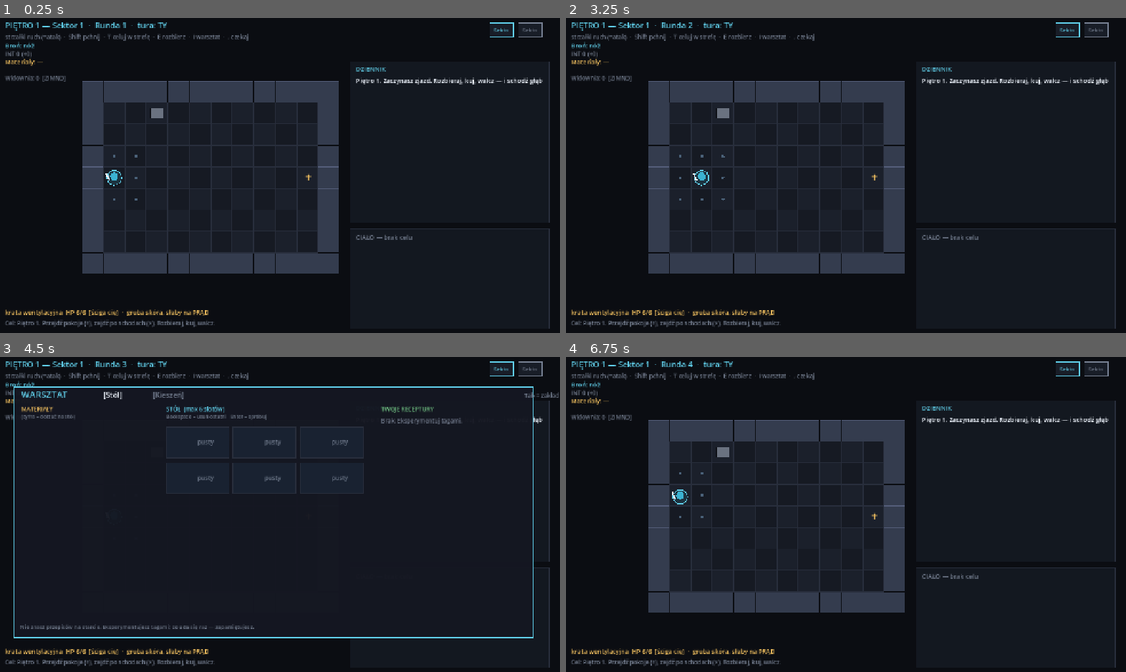
Above: before the commit, frames 1-4 (two rows, left to right).
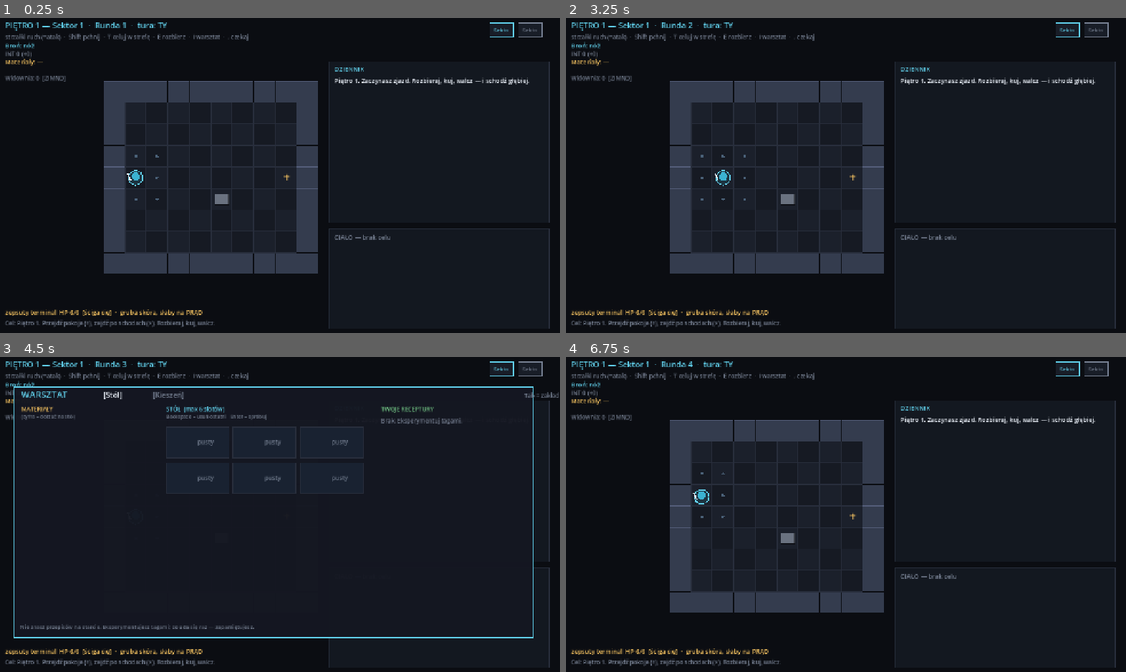
Above: after the commit, the same moments.

Repository: misiumen/crawlergame
Game: Godot game, scene res://scenes/Slice.tscn
Same seed, same stepped clock (60 frames per second), same inputs: the game is played once before the commit and once after it.
Inputs:
- Up to frame 1 (0.25 s): no input
- Up to frame 2 (3.25 s): tap Enter at 0.5, 0.8, 1.35, 2 s; hold Right 0.53-1.28 s; tap I at 0.6, 3.05 s; tap Space at 1.25, 2.75 s; hold Down 1.28-2.03 s; tap Keypad Enter at 1.55, 2.1 s; hold Right 2.03-2.78 s; tap E at 2.3, 2.85 s; hold Up from 2.78 s (still down)
- Up to frame 3 (4.5 s): tap Enter at 3.5, 3.8, 4.35 s; release Up at 3.53 s; hold Left from 3.53 s (still down); tap I at 3.6 s; tap Space at 4.25 s
- Up to frame 4 (6.75 s): tap Keypad Enter at 4.55, 5.1 s; release Left at 5.03 s; hold Down 5.03-5.78 s; tap E at 5.3 s; hold Right 5.78-6.53 s; tap 1 at 5.85 s; tap I at 6.05 s; hold Up from 6.53 s (still down); tap F at 6.6 s

The runs differ from the first frame. In frame 1, 9.1% of the frame differs, in the area x 1-97%, y 13-99%; in frame 2, 9.3%; in frame 3, 0.4%; in frame 4, 9.1%.

Commit message:
Phase 6: save/load (run persistence, per-floor checkpoint)
- sim/save.gd: a save is a per-floor checkpoint. It stores the run's seed + depth
  + carried state (player stats/class/affinity/kit, materials, items, recipes,
  audience, sponsors) but NOT the room layout — floors are deterministic from
  (seed, depth), so rebuild_floor() regenerates the floor and re-injects the run
  state. Reloading drops you at the START of your current floor (clean roguelike
  checkpoint). Persists to user://run.json; Meta unlocks persist separately.
- item.gd: GameItem.to_dict / from_dict for inventory serialization.
- BoardView.gd: resume from a checkpoint on boot if one exists; otherwise a fresh
  run with a per-launch seed. Autosave on each descent; clear the save when the
  run ends (death or finale) so the next launch starts fresh.

276 -> 301 GUT checks (new test_save 25; test_view clears the save for
determinism). Boots clean.

Co-Authored-By: Claude Opus 4.8 (1M context) <noreply@anthropic.com>

Diff:
--- a/godot/scenes/BoardView.gd
+++ b/godot/scenes/BoardView.gd
@@ -58,17 +58,38 @@
 	set_process(true)
 
 const FINAL_FLOOR := 6   # descending from here wins the run
+var _run_seed: int = 20260605
 
 func _build() -> void:
-	var data := FloorGen.generate(1, 20260605, _content_bundle())
+	var content := _content_bundle()
+	_narr_rng.seed = 9001
+	# Resume from a checkpoint if one exists.
+	if Save.has_save():
+		var sd := Save.read()
+		var fl = Save.rebuild_floor(sd, content)
+		if fl != null:
+			floor = fl
+			_run_seed = int(sd.get("seed", _run_seed))
+			sim = floor.sim
+			_hint = floor.rooms[floor.current].get("name", "")
+			_log = ["Wczytano zapis. Kontynuujesz zjazd — piętro %d." % floor.depth]
+			_attach_bodies(); _recenter(); _reset_visuals()
+			return
+	# Fresh run.
+	_run_seed = _new_seed()
+	var data := FloorGen.generate(1, _run_seed, content)
 	floor = Floor.new(data)
 	sim = floor.sim
 	_hint = data.get("hint", "")
 	_log = ["Piętro 1. Zaczynasz zjazd. Rozbieraj, kuj, walcz — i schodź głębiej."]
-	_narr_rng.seed = 9001
 	_attach_bodies()
 	_recenter()
 	_reset_visuals()
+	Save.write(floor, _run_seed)   # checkpoint at the start
+
+func _new_seed() -> int:
+	# Varies per launch (Math.random/argless Date are unavailable in this harness).
+	return int(Time.get_ticks_usec()) & 0x7fffffff
 
 ## Entity content pulled from the Data autoload (empty -> FloorGen fallback).
 func _content_bundle() -> Dictionary:
@@ -88,7 +109,7 @@
 	if next_depth > FINAL_FLOOR:
 		_end_run(true)
 		return
-	var data := FloorGen.generate(next_depth, 20260605, _content_bundle())
+	var data := FloorGen.generate(next_depth, _run_seed, _content_bundle())
 	# Carry the run forward: keep the same player + accumulated state.
 	floor.player.cell = data["start_cell"]
 	floor.player.class_active_used_floor = -1   # active recharges each floor
@@ -108,6 +129,7 @@
 	_recenter()
 	_reset_visuals()
 	_log_push("Schodzisz na piętro %d. Robi się ciaśniej." % next_depth)
+	Save.write(floor, _run_seed)   # checkpoint at each new floor
 
 ## Reach the Data autoload via /root (BoardView is a Node, so this is safe and
 ## avoids the bare `Data` identifier that won't compile under headless -s/--import).
@@ -374,6 +396,7 @@
 	_summary = RunSummary.build(floor, victory, _narr_rng)
 	_summary["new_unlocks"] = Meta.record_run(_summary)
 	_summary_lines = RunSummary.render_lines(_summary)
+	Save.clear()   # the run is over; next launch starts fresh
 	_done = true
 	queue_redraw()
 
--- a/godot/sim/item.gd
+++ b/godot/sim/item.gd
@@ -52,3 +52,24 @@
 		CAT_TOOL:     return "narzędzie"
 		CAT_SCROLL:   return "receptura"
 		_:            return category
+
+# ── Serialization (save/load) ─────────────────────────────────────────────────
+
+func to_dict() -> Dictionary:
+	return {
+		"name_pl": name_pl, "category": category, "rarity": rarity,
+		"tags": tags.duplicate(), "affixes": affixes.duplicate(),
+		"affix_names_pl": affix_names_pl.duplicate(), "charges": charges,
+		"effect": effect.duplicate(), "origin": origin, "wadliwy": wadliwy,
+	}
+
+static func from_dict(d: Dictionary) -> GameItem:
+	var it := GameItem.new(d.get("name_pl", ""), d.get("category", ""), d.get("rarity", Rarity.COMMON))
+	it.tags = (d.get("tags", []) as Array).duplicate()
+	it.affixes = (d.get("affixes", []) as Array).duplicate()
+	it.affix_names_pl = (d.get("affix_names_pl", []) as Array).duplicate()
+	it.charges = int(d.get("charges", 1))
+	it.effect = (d.get("effect", {}) as Dictionary).duplicate()
+	it.origin = d.get("origin", "")
+	it.wadliwy = bool(d.get("wadliwy", false))
+	return it
--- /dev/null
+++ b/godot/sim/save.gd
@@ -0,0 +1,118 @@
+class_name Save
+extends RefCounted
+## Run persistence. A save is a per-floor checkpoint: we store the run's seed +
+## depth + carried state, NOT the room layout — floors are deterministic from
+## (seed, depth), so on load we regenerate the floor and re-inject the run state.
+## Reloading therefore drops you at the START of your current floor (a clean,
+## roguelike checkpoint). Meta-progression persists separately (Meta / meta.json).
+
+const PATH := "user://run.json"
+
+static func has_save() -> bool:
+	return FileAccess.file_exists(PATH)
+
+static func clear() -> void:
+	if FileAccess.file_exists(PATH):
+		DirAccess.remove_absolute(PATH)
+
+# ── Write ─────────────────────────────────────────────────────────────────────
+
+static func write(floor, seed_value: int) -> void:
+	var p = floor.player
+	var item_dicts: Array = []
+	for it in floor.items:
+		item_dicts.append((it as GameItem).to_dict())
+	var data := {
+		"seed": seed_value,
+		"depth": floor.depth,
+		"turn": floor.turn,
+		"class_offered": floor.class_offered,
+		"player": _player_dict(p),
+		"inv": floor.inv.duplicate(true),
+		"items": item_dicts,
+		"discovered": floor.discovered_recipes.duplicate(true),
+		"audience": {
+			"rating": floor.audience.rating, "peak": floor.audience.peak,
+			"idle": floor.audience.idle_turns,
+		},
+		"sponsors": {
+			"attention": floor.sponsors.attention.duplicate(true),
+			"flags": floor.sponsors.flags.duplicate(true),
+		},
+	}
+	var f := FileAccess.open(PATH, FileAccess.WRITE)
+	if f != null:
+		f.store_string(JSON.stringify(data))
+
+static func _player_dict(p) -> Dictionary:
+	return {
+		"hp": p.hp, "max_hp": p.max_hp, "ac": p.ac,
+		"class_key": p.class_key, "affinity": p.affinity.duplicate(true),
+		"int_xp": p.int_xp, "coating": p.coating, "coating_charges": p.coating_charges,
+		"bonus_damage": p.bonus_damage,
+		"run_kills": p.run_kills, "run_corpses_salvaged": p.run_corpses_salvaged,
+		"run_traps_armed": p.run_traps_armed,
+	}
+
+# ── Read ──────────────────────────────────────────────────────────────────────
+
+static func read() -> Dictionary:
+	if not FileAccess.file_exists(PATH):
+		return {}
+	var f := FileAccess.open(PATH, FileAccess.READ)
+	if f == null:
+		return {}
+	var parsed: Variant = JSON.parse_string(f.get_as_text())
+	return parsed if parsed is Dictionary else {}
+
+## Rebuild a Floor from a save dict by regenerating its floor and injecting the
+## saved run state. `content` is the entity bundle for FloorGen. Returns null if
+## the save is unusable.
+static func rebuild_floor(save_dict: Dictionary, content: Dictionary):
+	if save_dict.is_empty():
+		return null
+	var seed_value := int(save_dict.get("seed", 0))
+	var depth := int(save_dict.get("depth", 1))
+	var fdata: Dictionary = FloorGen.generate(depth, seed_value, content)
+
+	# Re-apply the saved player stats onto the freshly generated player. We set
+	# class_key + max_hp DIRECTLY (no assign_class) — the passive hp bump is
+	# already baked into the saved max_hp.
+	var pd: Dictionary = save_dict.get("player", {})
+	var p = fdata["player"]
+	p.max_hp = int(pd.get("max_hp", p.max_hp))
+	p.hp = int(pd.get("hp", p.hp))
+	p.ac = int(pd.get("ac", p.ac))
+	p.class_key = pd.get("class_key", "")
+	p.affinity = (pd.get("affinity", {}) as Dictionary).duplicate(true)
+	p.int_xp = int(pd.get("int_xp", 0))
+	p.coating = pd.get("coating", "")
+	p.coating_charges = int(pd.get("coating_charges", 0))
+	p.bonus_damage = int(pd.get("bonus_damage", 0))
+	p.run_kills = int(pd.get("run_kills", 0))
+	p.run_corpses_salvaged = int(pd.get("run_corpses_salvaged", 0))
+	p.run_traps_armed = int(pd.get("run_traps_armed", 0))
+
+	# Carried run state.
+	fdata["inv"] = (save_dict.get("inv", {}) as Dictionary).duplicate(true)
+	var items: Array = []
+	for idict in save_dict.get("items", []):
+		items.append(GameItem.from_dict(idict))
+	fdata["items"] = items
+	fdata["discovered"] = (save_dict.get("discovered", []) as Array).duplicate(true)
+	fdata["class_offered"] = bool(save_dict.get("class_offered", false))
+
+	var aud := AudienceState.new()
+	var adict: Dictionary = save_dict.get("audience", {})
+	aud.rating = int(adict.get("rating", 0))
+	aud.peak = int(adict.get("peak", 0))
+	aud.idle_turns = int(adict.get("idle", 0))
+	fdata["audience"] = aud
+
+	var spon := SponsorState.new()
+	var sdict: Dictionary = save_dict.get("sponsors", {})
+	spon.attention = (sdict.get("attention", {}) as Dictionary).duplicate(true)
+	spon.flags = (sdict.get("flags", {}) as Dictionary).duplicate(true)
+	fdata["sponsors"] = spon
+
+	return Floor.new(fdata)
--- /dev/null
+++ b/godot/tests/test_save.gd
@@ -0,0 +1,94 @@
+extends SceneTree
+## Save/load round-trip tests. Run:
+## godot --headless --path godot -s res://tests/test_save.gd
+
+var _f := 0
+var _n := 0
+
+func _ck(c: bool, l: String) -> void:
+	_n += 1
+	print(("  OK  " if c else "  XX  ") + l)
+	if not c:
+		_f += 1
+
+func _content() -> Dictionary:
+	return {
+		"MON": {"szczur": {"fallback_name": "Szczur", "tags": ["monster", "organic"], "floor_min": 1, "floor_max": 99}},
+		"ENV": {"stol": {"fallback_name": "Stół", "tags": ["furniture", "wood"], "affordances": ["salvage"]}},
+		"MOB_COMBAT_STATS": {"szczur": [22, "1d6+1", 2, 12]},
+	}
+
+func _initialize() -> void:
+	print("=== save/load tests ===")
+	Save.clear()
+	var content := _content()
+
+	# --- no save initially ---
+	_ck(not Save.has_save(), "no save exists at the start")
+
+	# --- build a run, dress it up, write a checkpoint ---
+	var data := FloorGen.generate(3, 12345, content)
+	var floor = Floor.new(data)
+	floor.player.hp = 47
+	floor.player.max_hp = 120
+	floor.player.class_key = "bruiser"
+	floor.player.affinity = {"melee": 11, "tech": 2}
+	floor.player.int_xp = 25
+	floor.player.bonus_damage = 3
+	floor.player.run_kills = 6
+	floor.player.coating = "electric"
+	floor.player.coating_charges = 2
+	floor.inv = {"złom": 4, "przewód": 1}
+	floor.discovered_recipes = [{"tags": ["binding", "electric"], "name": "Powłoka prądowa", "times": 2}]
+	floor.audience.rating = 58
+	floor.audience.peak = 73
+	floor.sponsors.attention = {"novachem_biotech": 8}
+	var an_item := GameItem.new("Fiolka kwasu", GameItem.CAT_THROWN, Rarity.RARE)
+	an_item.charges = 2
+	an_item.effect = {"dmg_type": "corrosive", "base_dmg": 5}
+	an_item.affix_names_pl = ["natrysk"]
+	floor.items = [an_item]
+	floor.class_offered = true
+
+	Save.write(floor, 12345)
+	_ck(Save.has_save(), "write creates a save file")
+
+	# --- read it back ---
+	var sd := Save.read()
+	_ck(int(sd["seed"]) == 12345, "save round-trips the seed")
+	_ck(int(sd["depth"]) == 3, "save round-trips the depth")
+	_ck(sd["player"]["class_key"] == "bruiser", "save round-trips the class")
+
+	# --- rebuild the floor from the save ---
+	var fl2 = Save.rebuild_floor(sd, content)
+	_ck(fl2 != null, "rebuild_floor returns a Floor")
+	_ck(fl2.depth == 3, "rebuilt floor is at the saved depth")
+	var p2 = fl2.player
+	_ck(p2.hp == 47 and p2.max_hp == 120, "player HP restored")
+	_ck(p2.class_key == "bruiser", "player class restored")
+	_ck(int(p2.affinity.get("melee", 0)) == 11, "player affinity restored")
+	_ck(p2.int_xp == 25, "player INT restored")
+	_ck(p2.bonus_damage == 3, "player weapon bonus restored")
+	_ck(p2.run_kills == 6, "run kills restored")
+	_ck(p2.coating == "electric" and p2.coating_charges == 2, "weapon coating restored")
+	_ck(int(fl2.inv.get("złom", 0)) == 4, "materials restored")
+	_ck(fl2.discovered_recipes.size() == 1, "recipe book restored")
+	_ck(fl2.audience.rating == 58 and fl2.audience.peak == 73, "audience restored")
+	_ck(int(fl2.sponsors.get_attention("novachem_biotech")) == 8, "sponsor attention restored")
+	_ck(fl2.items.size() == 1, "items restored")
+	_ck((fl2.items[0] as GameItem).rarity == Rarity.RARE, "item rarity restored")
+	_ck((fl2.items[0] as GameItem).charges == 2, "item charges restored")
+	_ck(fl2.class_offered, "class_offered flag restored")
+
+	# --- determinism: the rebuilt floor matches a fresh generate of (seed, depth) ---
+	var fresh := FloorGen.generate(3, 12345, content)
+	_ck((fresh["rooms"] as Array).size() == fl2.rooms.size(),
+		"rebuilt floor layout matches a fresh generate (same seed+depth)")
+
+	# --- clear ---
+	Save.clear()
+	_ck(not Save.has_save(), "clear removes the save")
+	_ck(Save.rebuild_floor({}, content) == null, "rebuild of an empty save is null")
+
+	print("=== %d checks, %d failed ===" % [_n, _f])
+	quit(_f)
--- a/godot/tests/test_view.gd
+++ b/godot/tests/test_view.gd
@@ -13,6 +13,7 @@
 
 func _initialize() -> void:
 	print("=== view tests ===")
+	Save.clear()                         # start from a clean slate, not a leftover save
 	var bv = preload("res://scenes/BoardView.gd").new()
 	bv._font = ThemeDB.fallback_font
 	bv._build()                          # (_ready is deferred under -s; call directly)
@@ -117,6 +118,7 @@
 		bv._process(0.016)              # draws the full-screen summary
 	_ck(true, "results screen draws without crash")
 
+	Save.clear()                         # don't leave a save behind for other tests
 	print("=== %d checks, %d failed ===" % [_n, _f])
 	bv.free()
 	quit(_f)
Not shown, added: godot/sim/save.gd.uid
Not shown, added: godot/tests/test_save.gd.uid
